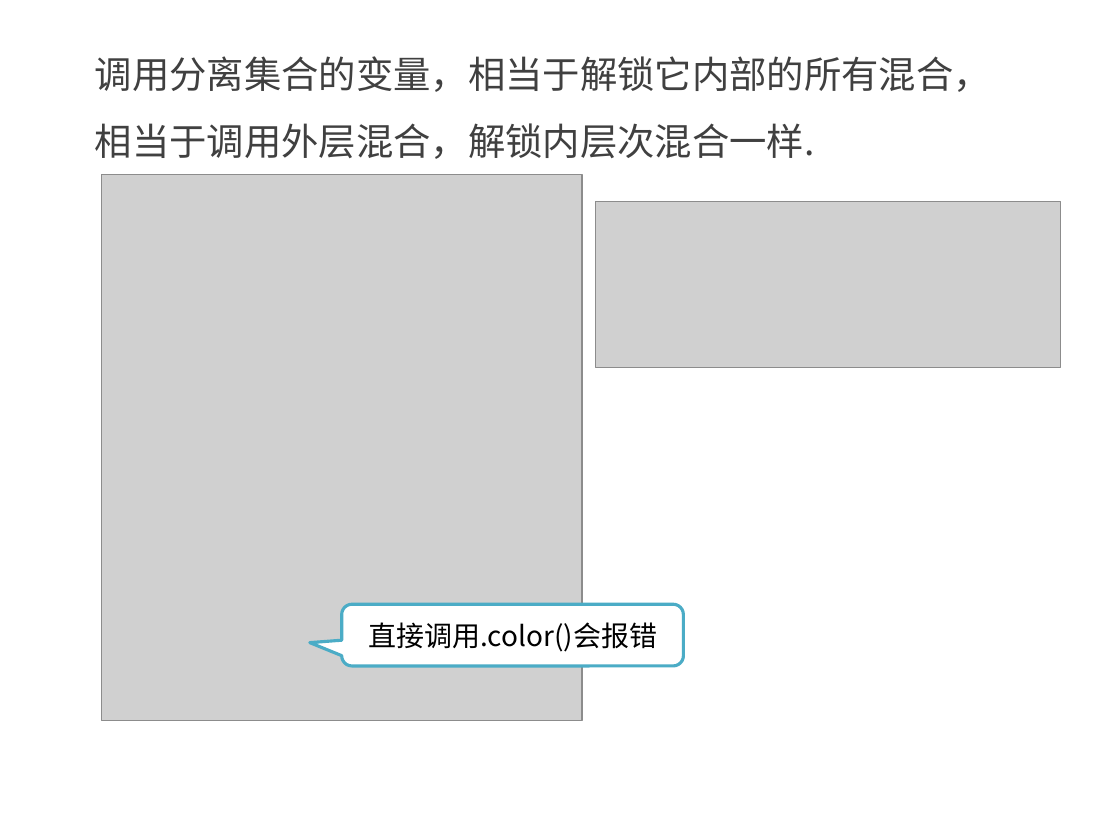
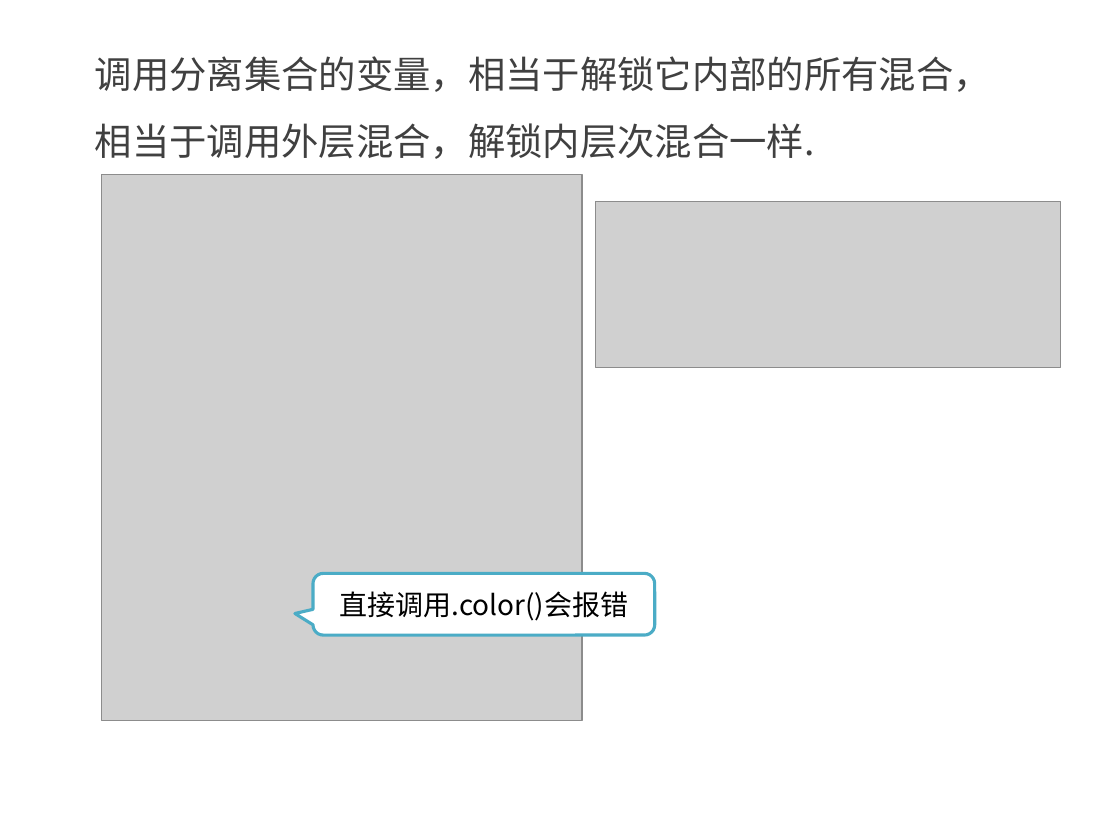
Before and after one commit to kong66/less-class, a slide deck: slide 4 of less-9-分离属性和引入.pptx. Drawn at 1120x840 pixels with LibreOffice and Linux fonts; fonts in the diff are those of the drawing; grey boxes stand for pictures. Boxes give left, top, right and bottom in pixels: in the first picture for what was removed or moved away, otherwise in the second. Text is boxed around its words. In the diff, an @@ line names an element or a change of style, - is before the commit and + after.

```diff
--- a/less-9-分离属性和引入.pptx
+++ b/less-9-分离属性和引入.pptx
@@ rounded speech box "直接调用.color()会报错": place and size @@
-rounded speech box "直接调用.color()会报错" at box(342, 605, 683, 666)
+rounded speech box "直接调用.color()会报错" at box(314, 573, 655, 635)
@@ rounded speech box "直接调用.color()会报错" at box(314, 573, 655, 635): proportions changed @@
```
Also in this commit, not shown: 7 other slides changed, 8 other files.
